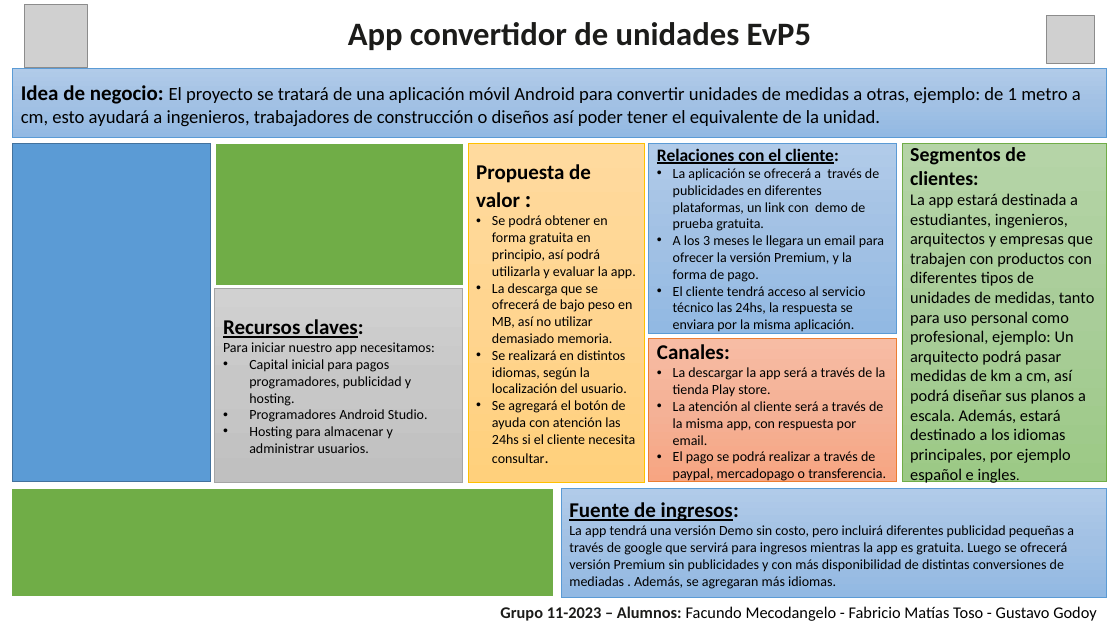
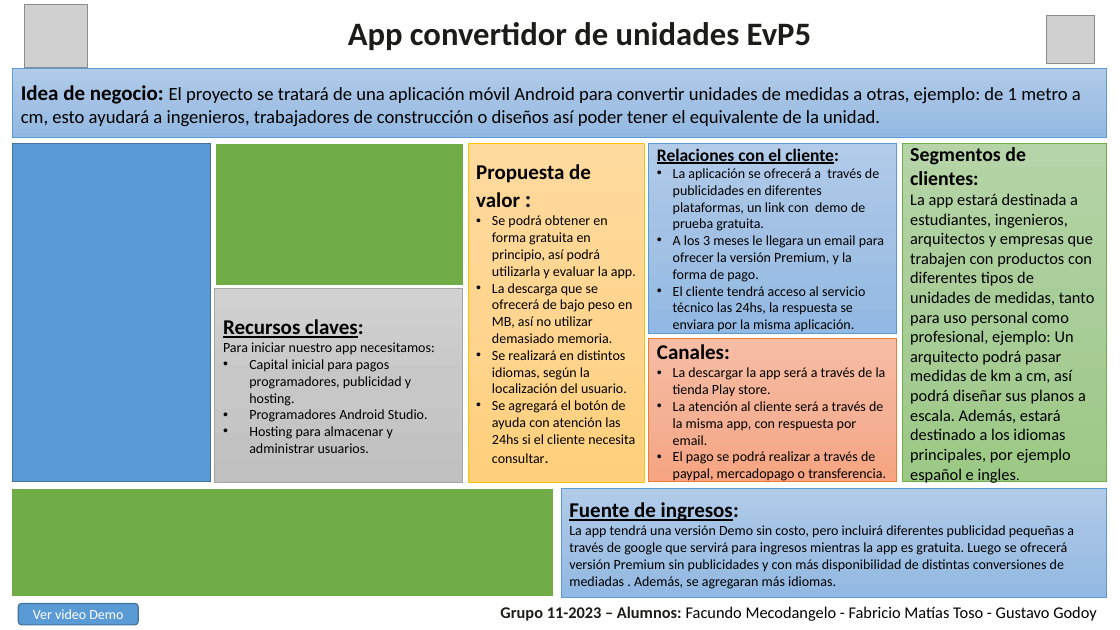
Before and after one commit to gustavogidearg1/ISPCGrupo11-2023, a slide deck: slide 1 of Evidencia5.pptx. Drawn at 1120x630 pixels with LibreOffice and Linux fonts; fonts in the diff are those of the drawing; grey boxes stand for pictures. Boxes give left, top, right and bottom in pixels: in the first picture for what was removed or moved away, otherwise in the second. Text is boxed around its words. In the diff, an @@ line names an element or a change of style, - is before the commit and + after.

```diff
--- a/Evidencia5.pptx
+++ b/Evidencia5.pptx
@@ rounded rectangle added at bbox=[18, 603, 139, 624], fill #5B9BD5, outline #43739E 1 pt, 12 pt, text #FFFFFF @@
+Ver video Demo
```
Also in this commit, not shown: 3 other files.
